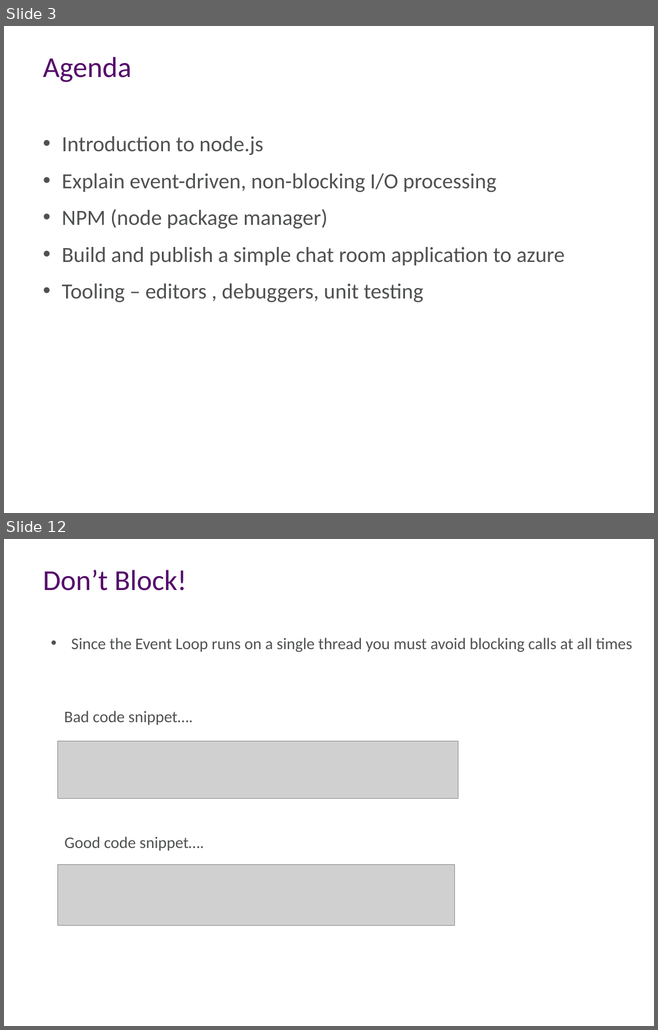
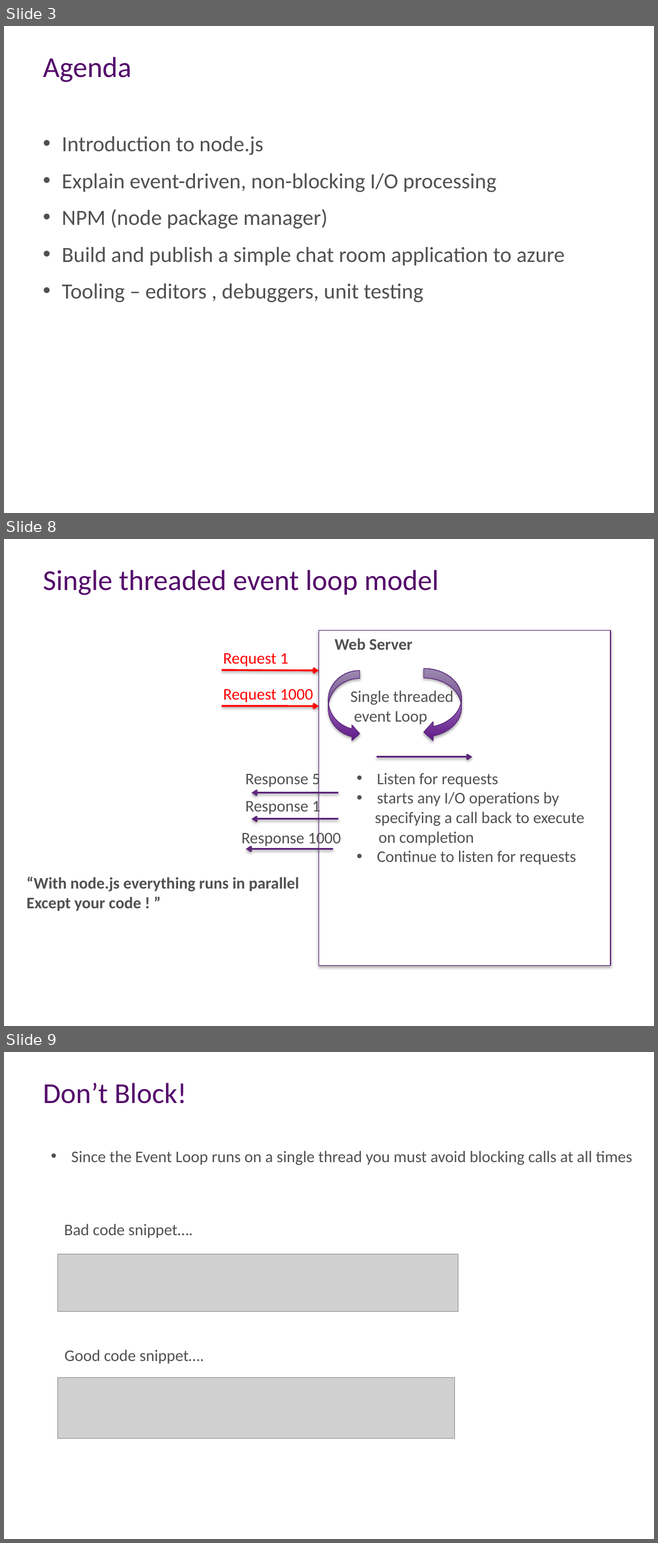
Before and after one commit to aidancasey/AzureNodeChatClient, a slide deck: presentation/Building Node.js Applications on Windows Azure.pptx. Shown one above the other, each under a label of ours: slides 3 and 12 before the commit, slides 3, 8 and 9 after it; the slides between them are not shown. The pictures are 658x1030 and 658x1543 pixels, drawn with LibreOffice and Linux fonts; fonts in the diff are those of the drawing; grey boxes stand for pictures; background and template pictures are left out. Boxes give left, top, right and bottom in pixels: in the first picture for what was removed or moved away, otherwise in the second. Text is boxed around its words. In the diff, an @@ line names an element or a change of style, - is before the commit and + after.

```diff
--- a/presentation/Building Node.js Applications on Windows Azure.pptx
+++ b/presentation/Building Node.js Applications on Windows Azure.pptx
@@ slide 8 added at (x1=4, y1=539, x2=654, y2=1026), background #FFFFFF @@
@@ title added at (x1=43, y1=570, x2=438, y2=595), 32 pt, text #540B6A @@
+Single threaded event loop model
@@ rectangle added at (x1=318, y1=631, x2=610, y2=966), fill #FFFFFF, outline #5B217A 0.75 pt @@
@@ text added at (x1=335, y1=638, x2=412, y2=650), 18 pt, text #4F5150, bold @@
+Web Server
@@ text added at (x1=223, y1=653, x2=288, y2=667), 18 pt, text #FF0000 @@
+Request 1
@@ arrow added from (221, 670) to (318, 671), #FF0000 2 pt @@
@@ curved right arrow added at (x1=328, y1=671, x2=360, y2=741), fill gradient #601788 to #C4ACDC, outline #5B217A 0.75 pt @@
@@ curved right arrow added at (x1=424, y1=668, x2=461, y2=741), fill gradient #601788 to #C4ACDC, outline #5B217A 0.75 pt @@
@@ text added at (x1=223, y1=689, x2=313, y2=703), 18 pt, text #FF0000 @@
+Request 1000
@@ text added at (x1=350, y1=689, x2=453, y2=725), 18 pt, text #4F5150 @@
+Single threaded
+event Loop
@@ arrow added from (221, 706) to (318, 706), #FF0000 2 pt @@
@@ arrow added from (376, 757) to (471, 757), #5C247B 2 pt @@
@@ text added at (x1=245, y1=771, x2=320, y2=788), 18 pt, text #4F5150 @@
+Response 5
@@ text added at (x1=375, y1=773, x2=584, y2=865), 18 pt, text #4F5150 @@
+• Listen for requests
+• starts any I/O operations by
+specifying a call back to execute
+on completion
+• Continue to listen for requests
@@ text added at (x1=245, y1=798, x2=320, y2=816), 18 pt, text #4F5150 @@
+Response 1
@@ arrow added from (339, 793) to (252, 793), #5C247B 2 pt @@
@@ text added at (x1=241, y1=830, x2=341, y2=847), 18 pt, text #4F5150 @@
+Response 1000
@@ arrow added from (339, 819) to (252, 819), #5C247B 2 pt @@
@@ arrow added from (333, 849) to (246, 849), #5C247B 2 pt @@
@@ text added at (x1=27, y1=877, x2=299, y2=911), 18 pt, text #4F5150, bold @@
+“With node.js everything runs in parallel
+Except your code ! ”
@@ what was slide 12 is now slide 9 @@
```
Also in this commit, not shown: 2 slides changed, 3 other slides added, 7 slides removed.
